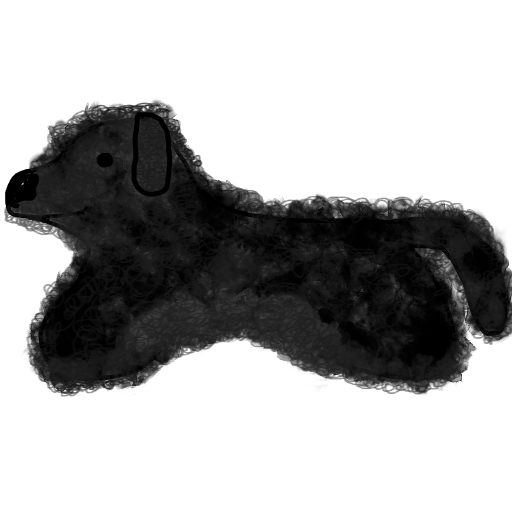
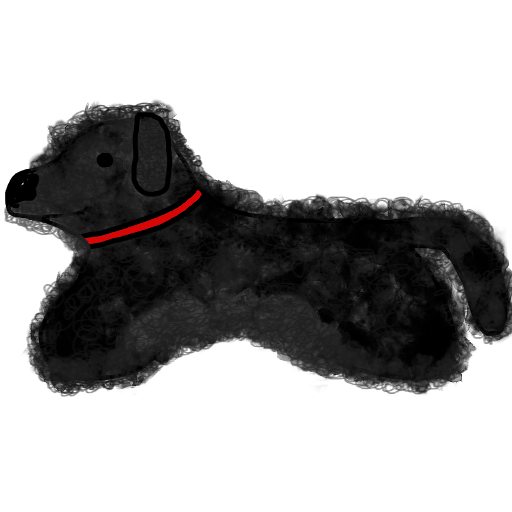
Revision of a layered (512, 512) image; what changed, layer by layer:
added layer "collar" above "fur" over [81, 184, 203, 249]
